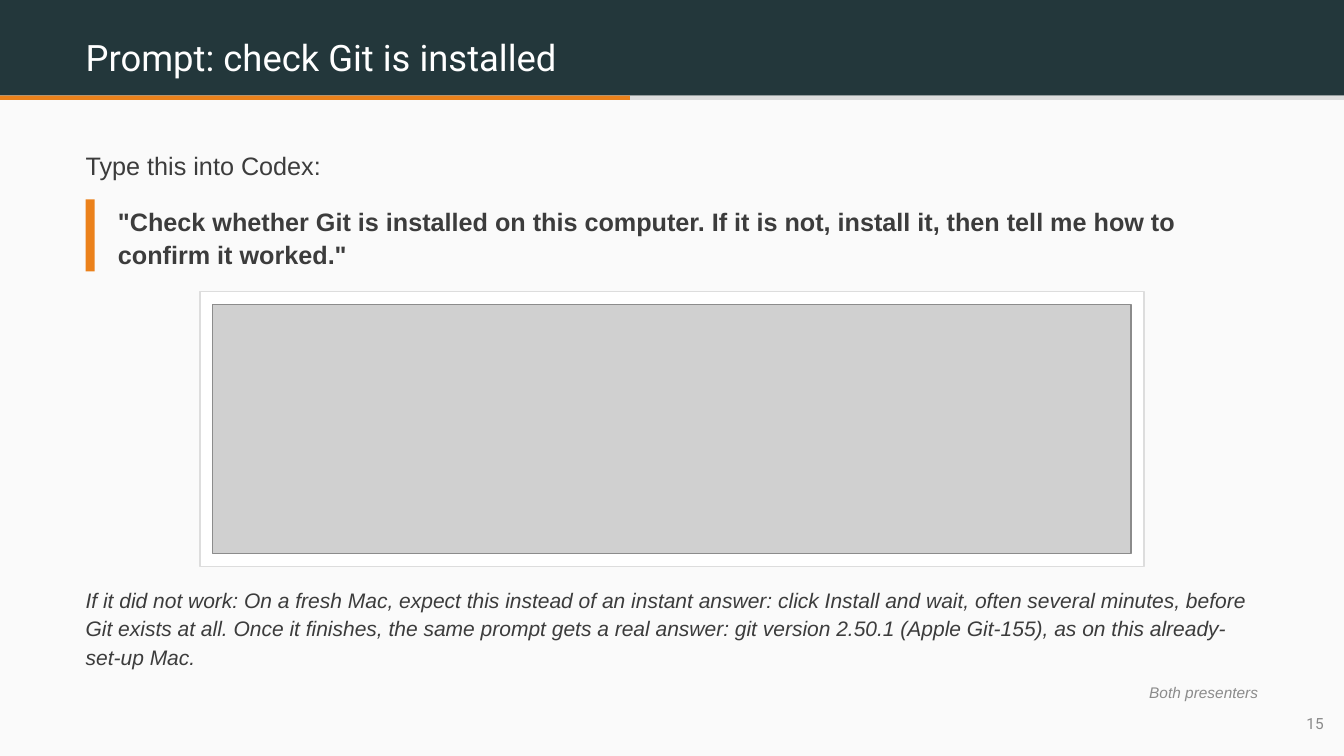
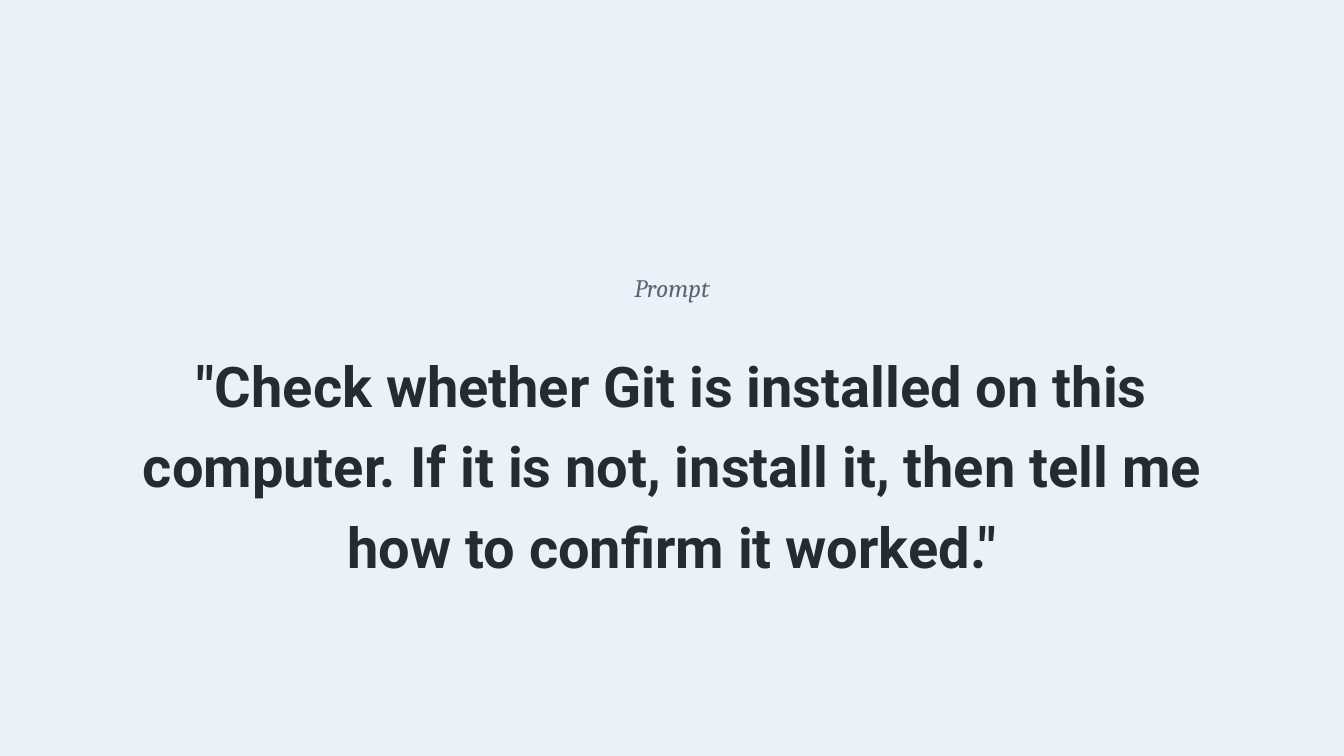
Before and after one commit to benjiesotelo-sudo/Telos_FIN1209, a slide deck: slide 10 of special-lecture/FIN1209-Special-Lecture-1-Setup.pptx (slide 15 before the commit). Drawn at 1344x756 pixels with LibreOffice and Linux fonts; fonts in the diff are those of the drawing; grey boxes stand for pictures. Boxes give left, top, right and bottom in pixels: in the first picture for what was removed or moved away, otherwise in the second. Text is boxed around its words. In the diff, an @@ line names an element or a change of style, - is before the commit and + after.

```diff
--- a/special-lecture/FIN1209-Special-Lecture-1-Setup.pptx
+++ b/special-lecture/FIN1209-Special-Lecture-1-Setup.pptx
@@ rectangle at (0,0,1344,756): fill #FAFAFA to #EAF1F8 @@
@@ rectangle removed at (0,0,1344,96) @@
@@ text removed at (86,43,557,79) @@
-Prompt: check Git is installed
@@ rectangle removed at (0,96,1344,100) @@
@@ rectangle removed at (0,96,630,100) @@
@@ text removed at (86,156,321,181) @@
-Type this into Codex:
@@ rectangle removed at (86,200,95,271) @@
@@ rectangle removed at (200,291,1144,567) @@
@@ text added at (634,280,709,303), 18 pt, text #5B6672, italic @@
+Prompt
@@ picture removed at (213,304,1131,554) @@
@@ text ""Check whether Git is installed ...": place and size @@
-text ""Check whether Git is installed ..." at (118,212,1175,265)
+text ""Check whether Git is installed ..." at (143,365,1201,569)
@@ text ""Check whether Git is installed ..." at (143,365,1201,569): size 18 to 40 pt, font Arial to Roboto, text colour #3C3C3C to #242B33; alignment left to centre; line spacing 1.12 to 1.2 @@
@@ text removed at (86,592,1245,669) @@
-If it did not work: On a fresh Mac, expect this instead of an instant answer: click Install and wait, often several minutes, before Git exists at all. Once it finishes, the same prompt gets a real answer: git version 2.50.1 (Apple Git-155), as on this already-set-up Mac.
@@ text removed at (1149,687,1258,701) @@
-Both presenters
@@ text removed at (1306,718,1323,729) @@
-15
```
Also in this commit, not shown: 6 other slides changed, 6 slides added, 25 slides removed, 4 other files.
